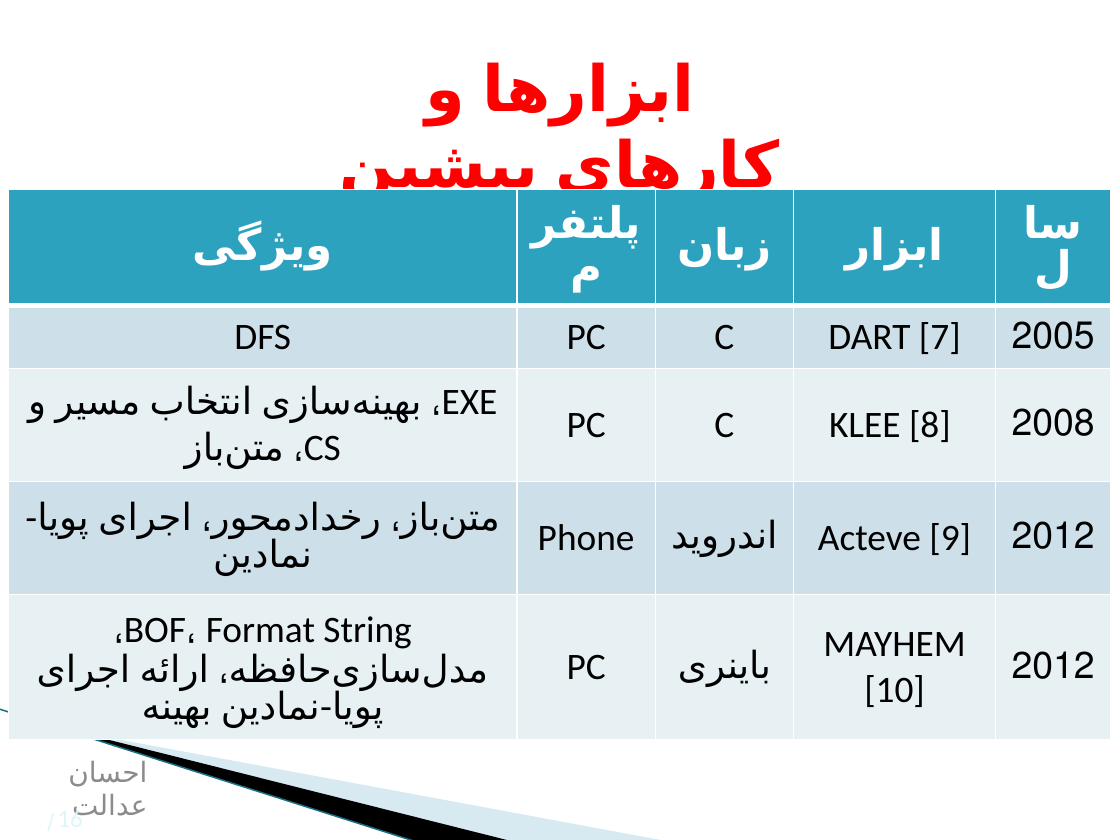
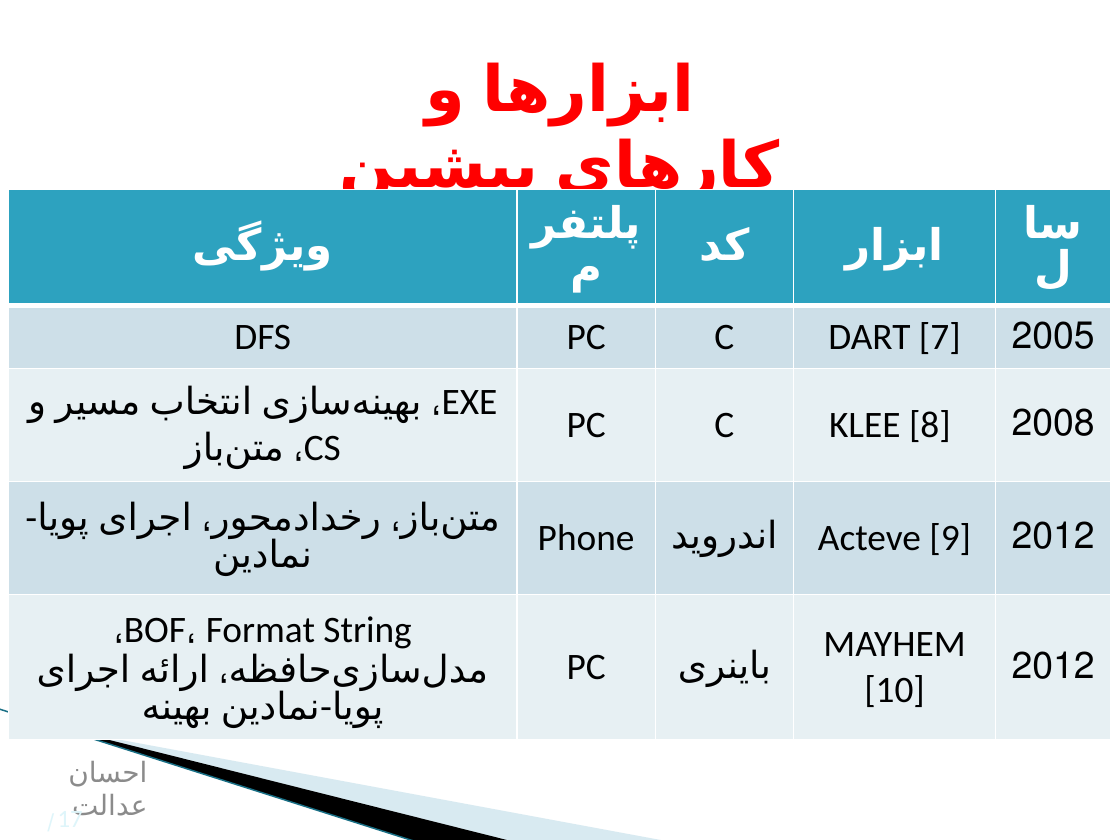
Before and after one commit to ehsan-is-everything/CIG-Droid, a slide deck: slide 17 of Presentation/Presentation-v1.pptx (slide 16 before the commit). Drawn at 1120x840 pixels with LibreOffice and Linux fonts; fonts in the diff are those of the drawing; background and template pictures are left out. Boxes give left, top, right and bottom in pixels: in the first picture for what was removed or moved away, otherwise in the second. Text is boxed around its words. In the diff, an @@ line names an element or a change of style, - is before the commit and + after.

```diff
--- a/Presentation/Presentation-v1.pptx
+++ b/Presentation/Presentation-v1.pptx
@@ table at bbox=[9, 189, 1110, 731] @@
-row 1, column 3: زبان
+row 1, column 3: کد
@@ page number at bbox=[58, 807, 83, 815]: text changed @@
-16
+17
```
Also in this commit, not shown: 29 other slides changed, 1 slide added.
